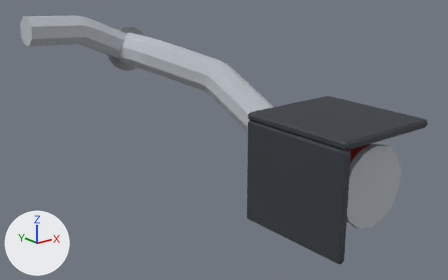
The glTF model assets/parts/intake/airflow/airflow_76_cold_air/brute_500.glb, before and after one commit.
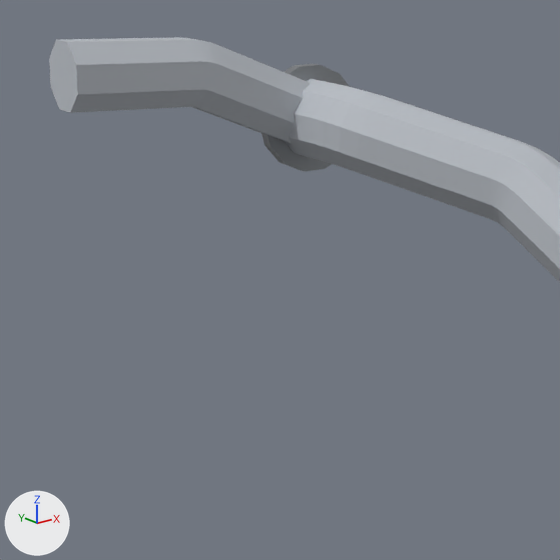
There are two pictures of each version: one whole from a 50 mm lens placed at (-0.488, -1.262, 0.169), pointed at (0.246, -0.346, -0.198), one close up on the part from 0% to 52% of the width and 0% to 83% of the height. Every picture has the same lights, and +X, +Y and +Z are marked at lower left. The first two pictures are the older version. Where no turn or scale is listed for an object, it has been applied to the vertices. Vertices at exactly the same position are counted once.

Names of what the first close-up shows: 'model'.
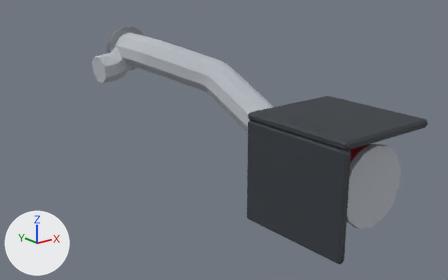
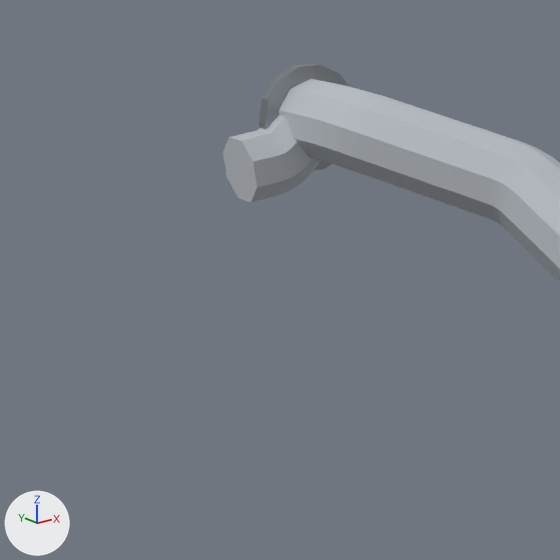
The newer file is also turned or shifted as a whole; pictures and numbers use the older file's frame.

Pixel boxes (x1, y1, x2, y2) of what changed, in the close-ups (560 x 560 px; the box of a moved part takes in the faces that stretch with it):
```json
{"object": "model", "change": "reshaped", "before": [49, 37, 560, 282], "after": [223, 64, 560, 282]}
{"part": 1, "of": "me_model", "change": "moved or reshaped", "before": [49, 37, 310, 143], "after": [223, 115, 321, 202]}
```

Edits to the scene script, one JSON object a line:
```json
{"block": "me_model", "where": "# used by ob_model"}
{"op": "remove", "block": "me_model", "code": "me_model.from_pydata(...)  # 388 vertices, 760 faces; spans x -0.231..0.231, y -0.345..0.345, z -0.185..0.185"}
{"op": "add", "block": "me_model", "code": "me_model.from_pydata(...)  # 388 vertices, 760 faces; spans x -0.072..0.231, y -0.345..0.345, z -0.185..0.145"}
{"block": "me_model", "change": "me_model part 1: 49 of 388 vertices moved; they spanned x -0.231..0.023, y 0.286..0.345, z 0.068..0.185 and now span x -0.072..0.031, y 0.286..0.345, z 0.026..0.117; mean shift (0.081, 0.0, -0.075); largest move (-0.231, 0.303, 0.126) -> (-0.066, 0.303, 0.026)"}
```
